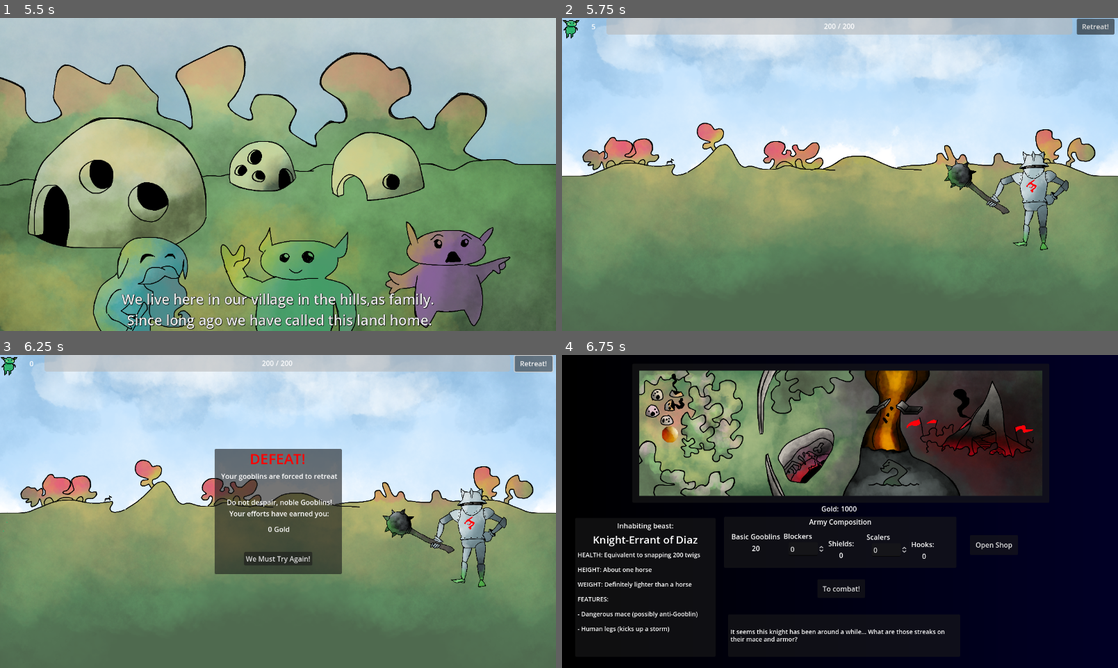
Above: before the commit, frames 1-4 (two rows, left to right).
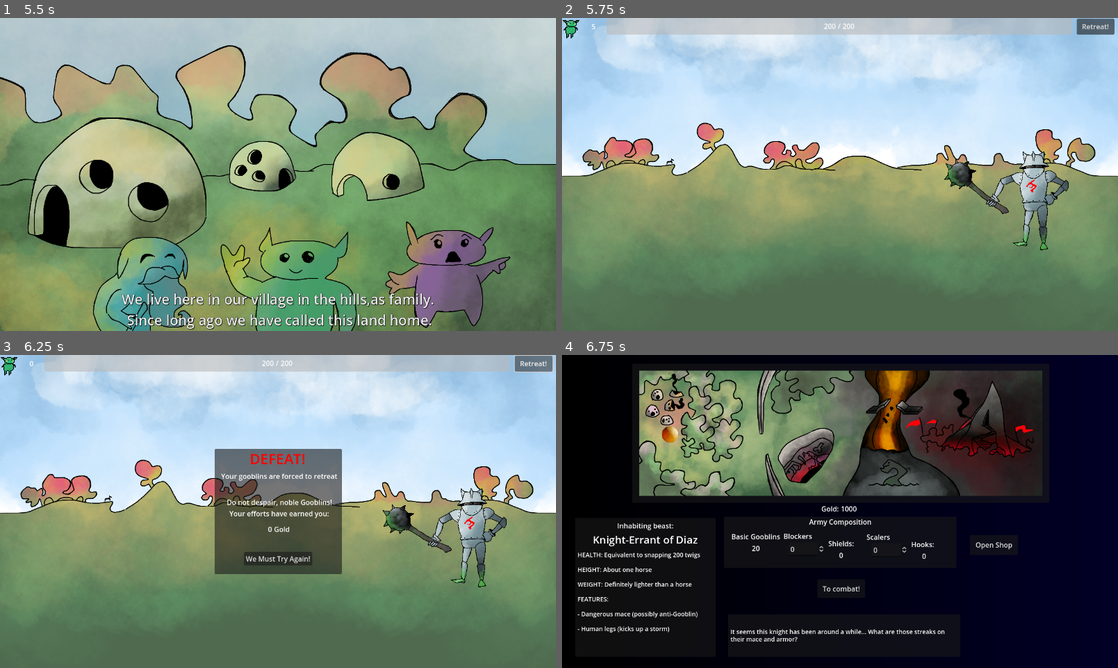
Above: after the commit, the same moments.

Repository: thecaptaincarrot/GMTK-2024-Game-Jam
Game: Godot game, scene res://main.tscn
The game is run twice, just before and just after one commit, with the same random seed, the same clock (stepped at 60 frames per second) and the same inputs. The engine's default icon, where the game draws it, is replaced by a stand-in: a white triangle on a blue panel in a dark square.
Inputs:
- Up to frame 1 (5.5 s): click "New Run" at 0.5 s; click "New Run" at 1.25 s; tap Enter at 2, 3.5 s; tap S (camera_down) at 2.1 s; tap Space at 2.75 s; tap A (camera_left) at 2.85 s; tap D (camera_right) at 3.6 s; tap W (camera_up) at 4.35 s; tap Shift (shift_action) at 5.1 s
- Up to frame 2 (5.75 s): tap Escape (ui_cancel) at 5.65 s
- Up to frame 3 (6.25 s): click "Retreat!" at 5.75 s
- Up to frame 4 (6.75 s): click "We Must Try Again!" at 6.5 s

Frame 1 is identical in both runs. In frame 2, 0.2% of the frame differs, in the area x 68-84%, y 45-73%; in frame 3, 0.5%, in the area x 68-84%, y 47-73%; in frame 4, nothing differs.

Commit message:
Knight animation treeified
also added back the funny debug kill function

Diff:
--- /dev/null
+++ b/Entities/Enemies/Core/animation_tree.gd
@@ -0,0 +1,3 @@
+extends AnimationTree
+
+@onready var beast_fsm = get_parent().get_node("StateMachine")
--- a/Entities/Enemies/Core/beast.gd
+++ b/Entities/Enemies/Core/beast.gd
@@ -4,6 +4,7 @@
 
 @onready var state_machine: Node = $StateMachine
 @onready var animation_player: AnimationPlayer = $AnimationPlayer
+@onready var animation_tree: AnimationTree = $AnimationTree
 @onready var ik_targets: Node2D = $IKTargets
 @onready var hitbox_component: Area2D = $HitboxComponent
 @onready var skeleton: Skeleton2D = $SkeletonComponent
@@ -51,14 +52,17 @@
 	# enable rig only when this node loads in
 	# no more pain
 	skeleton.get_modification_stack().enabled = true
+	# the animation tree too
+	animation_tree.active = true
 
 func _fsm_state_changed(state: String):
 	# Debug printer
 	#prints(owner.name,"is registering that the state changed to", state)
 
 	# Delegates finding the animation to the state. Fallback is "universal_idle"
-	if state_machine.find_child(state).animation != "":
-		animation_player.play(state_machine.find_child(state).animation)
+	#if state_machine.find_child(state).animation != "":
+		#animation_player.play(state_machine.find_child(state).animation)
+	pass
 
 func _on_animation_finished(_anim):
 	# never uncomment this line under any circumstance
@@ -105,3 +109,9 @@
 
 func _on_state_machine_shake_off_scalers(scaler_shakeoff_chance):
 	emit_signal("shake_off_scalers",scaler_shakeoff_chance)
+
+
+# yes i added this again. yes im evil
+func _unhandled_key_input(event: InputEvent) -> void:
+	if event.is_action_pressed("ui_cancel"):
+		take_damage(100000)
--- a/Entities/Enemies/Core/beast.tscn
+++ b/Entities/Enemies/Core/beast.tscn
@@ -15,6 +15,9 @@
 hit_sound_player = NodePath("../HitSound")
 
 [node name="AnimationPlayer" type="AnimationPlayer" parent="."]
+
+[node name="AnimationTree" type="AnimationTree" parent="."]
+anim_player = NodePath("../AnimationPlayer")
 
 [node name="HitboxComponent" type="Area2D" parent="."]
 collision_layer = 4
--- a/Entities/Enemies/Knight/Knight.tscn
+++ b/Entities/Enemies/Knight/Knight.tscn
@@ -171,7 +171,7 @@
 tracks/0/loop_wrap = true
 tracks/0/keys = {
 "times": PackedFloat32Array(0, 1.73333, 2.66667, 3.7, 4.5, 5),
-"transitions": PackedFloat32Array(0.241484, 1.1487, 1, 1.8025, 1.68179, 0.241484),
+"transitions": PackedFloat32Array(0.5, 1.1487, 1, 1.8025, 1.68179, 0.241484),
 "update": 0,
 "values": [Vector2(-120, 10), Vector2(-101, 30), Vector2(-109, 21), Vector2(-59, 36), Vector2(-249, 219), Vector2(-120, 10)]
 }
@@ -216,6 +216,18 @@
 "method": &"flingerize_gooblins"
 }]
 }
+tracks/2/type = "value"
+tracks/2/imported = false
+tracks/2/enabled = true
+tracks/2/path = NodePath("IKTargets/armTarget:position")
+tracks/2/interp = 1
+tracks/2/loop_wrap = true
+tracks/2/keys = {
+"times": PackedFloat32Array(1),
+"transitions": PackedFloat32Array(1),
+"update": 0,
+"values": [Vector2(-120, 10)]
+}
 
 [sub_resource type="Animation" id="Animation_daohh"]
 resource_name = "swing"
@@ -238,13 +250,31 @@
 tracks/1/interp = 1
 tracks/1/loop_wrap = true
 tracks/1/keys = {
-"times": PackedFloat32Array(0.766667),
-"transitions": PackedFloat32Array(1),
+"times": PackedFloat32Array(0.266667, 0.766667),
+"transitions": PackedFloat32Array(1, 1),
 "values": [{
+"args": [],
+"method": &"shake_off_scalers"
+}, {
 "args": [],
 "method": &"hurt_gooblins"
 }]
 }
+tracks/2/type = "method"
+tracks/2/imported = false
+tracks/2/enabled = true
+tracks/2/path = NodePath("StateMachine/SwingState")
+tracks/2/interp = 1
+tracks/2/loop_wrap = true
+tracks/2/keys = {
+"times": PackedFloat32Array(),
+"transitions": PackedFloat32Array(),
+"values": []
+}
+
+[sub_resource type="Animation" id="Animation_obtnu"]
+resource_name = "walk"
+loop_mode = 1
 
 [sub_resource type="AnimationLibrary" id="AnimationLibrary_sgm36"]
 _data = {
@@ -252,8 +282,79 @@
 "death": SubResource("Animation_163mb"),
 "idle": SubResource("Animation_2oi3i"),
 "kick": SubResource("Animation_x6oct"),
-"swing": SubResource("Animation_daohh")
-}
+"swing": SubResource("Animation_daohh"),
+"walk": SubResource("Animation_obtnu")
+}
+
+[sub_resource type="AnimationNodeAnimation" id="AnimationNodeAnimation_880eb"]
+animation = &"death"
+
+[sub_resource type="AnimationNodeAnimation" id="AnimationNodeAnimation_ckxfp"]
+animation = &"idle"
+
+[sub_resource type="AnimationNodeAnimation" id="AnimationNodeAnimation_egdfi"]
+animation = &"walk"
+
+[sub_resource type="AnimationNodeStateMachineTransition" id="AnimationNodeStateMachineTransition_2rtty"]
+advance_mode = 2
+
+[sub_resource type="AnimationNodeStateMachineTransition" id="AnimationNodeStateMachineTransition_lrldc"]
+xfade_time = 1.0
+advance_mode = 2
+advance_condition = &"walking"
+
+[sub_resource type="AnimationNodeStateMachineTransition" id="AnimationNodeStateMachineTransition_ipoim"]
+xfade_time = 0.5
+advance_mode = 2
+advance_condition = &"idling"
+
+[sub_resource type="AnimationNodeStateMachineTransition" id="AnimationNodeStateMachineTransition_bfoj3"]
+xfade_time = 0.2
+priority = 2
+advance_mode = 2
+advance_condition = &"die"
+
+[sub_resource type="AnimationNodeStateMachine" id="AnimationNodeStateMachine_i7b3w"]
+states/End/position = Vector2(617, 100)
+states/death/node = SubResource("AnimationNodeAnimation_880eb")
+states/death/position = Vector2(507, -6)
+states/idle/node = SubResource("AnimationNodeAnimation_ckxfp")
+states/idle/position = Vector2(416, 100)
+states/walk/node = SubResource("AnimationNodeAnimation_egdfi")
+states/walk/position = Vector2(416, 209)
+transitions = ["Start", "idle", SubResource("AnimationNodeStateMachineTransition_2rtty"), "idle", "walk", SubResource("AnimationNodeStateMachineTransition_lrldc"), "walk", "idle", SubResource("AnimationNodeStateMachineTransition_ipoim"), "idle", "death", SubResource("AnimationNodeStateMachineTransition_bfoj3")]
+graph_offset = Vector2(26, -108)
+
+[sub_resource type="AnimationNodeOneShot" id="AnimationNodeOneShot_bhjhd"]
+mix_mode = 1
+fadeout_time = 0.5
+
+[sub_resource type="AnimationNodeOneShot" id="AnimationNodeOneShot_5yfvw"]
+filter_enabled = true
+filters = ["IKTargets/armTarget:position", "StateMachine/SwingState"]
+mix_mode = 1
+fadeout_time = 0.25
+
+[sub_resource type="AnimationNodeAnimation" id="AnimationNodeAnimation_58klm"]
+animation = &"kick"
+
+[sub_resource type="AnimationNodeAnimation" id="AnimationNodeAnimation_4k3qc"]
+animation = &"swing"
+
+[sub_resource type="AnimationNodeBlendTree" id="AnimationNodeBlendTree_f833b"]
+graph_offset = Vector2(39.5694, 350.367)
+nodes/Base/node = SubResource("AnimationNodeStateMachine_i7b3w")
+nodes/Base/position = Vector2(340, 500)
+nodes/Stomper/node = SubResource("AnimationNodeOneShot_bhjhd")
+nodes/Stomper/position = Vector2(840, 500)
+nodes/Swinger/node = SubResource("AnimationNodeOneShot_5yfvw")
+nodes/Swinger/position = Vector2(600, 500)
+nodes/output/position = Vector2(1060, 500)
+nodes/stom/node = SubResource("AnimationNodeAnimation_58klm")
+nodes/stom/position = Vector2(640, 740)
+nodes/swig/node = SubResource("AnimationNodeAnimation_4k3qc")
+nodes/swig/position = Vector2(360, 740)
+node_connections = [&"Stomper", 0, &"Swinger", &"Stomper", 1, &"stom", &"Swinger", 0, &"Base", &"Swinger", 1, &"swig", &"output", 0, &"Stomper"]
 
 [sub_resource type="CapsuleShape2D" id="CapsuleShape2D_0pag2"]
 radius = 32.0
@@ -347,6 +448,19 @@
 "": SubResource("AnimationLibrary_sgm36")
 }
 
+[node name="AnimationTree" parent="Beast" index="3"]
+active = false
+tree_root = SubResource("AnimationNodeBlendTree_f833b")
+parameters/Base/conditions/die = false
+parameters/Base/conditions/idling = true
+parameters/Base/conditions/walking = false
+parameters/Stomper/active = false
+parameters/Stomper/internal_active = false
+parameters/Stomper/request = 0
+parameters/Swinger/active = false
+parameters/Swinger/internal_active = false
+parameters/Swinger/request = 0
+
 [node name="Attacker" type="CollisionShape2D" parent="Beast/HitboxComponent" index="0"]
 position = Vector2(-123, 81)
 rotation = 1.5708
@@ -363,7 +477,7 @@
 disabled = true
 debug_color = Color(0.5, 0, 0, 0.196078)
 
-[node name="SkeletonComponent" parent="Beast" index="5"]
+[node name="SkeletonComponent" parent="Beast" index="6"]
 modification_stack = SubResource("SkeletonModificationStack2D_k1hcn")
 
 [node name="hip" type="Bone2D" parent="Beast/SkeletonComponent" index="0"]
@@ -392,13 +506,13 @@
 
 [node name="body" type="Bone2D" parent="Beast/SkeletonComponent/hip"]
 position = Vector2(-0.999998, -54)
-rotation = -0.0403169
+rotation = -0.0390366
 rest = Transform2D(0.999187, -0.040306, 0.040306, 0.999187, -0.999998, -54)
 
 [node name="shoulder" type="Bone2D" parent="Beast/SkeletonComponent/hip/body"]
 position = Vector2(-48.0825, 1.0628)
-rotation = -0.0798977
-scale = Vector2(0.999999, 0.999999)
+rotation = -0.0115448
+scale = Vector2(0.999998, 0.999998)
 rest = Transform2D(0.996809, -0.0798126, 0.0798126, 0.996809, -48.0825, 1.0628)
 
 [node name="arm" type="Bone2D" parent="Beast/SkeletonComponent/hip/body/shoulder"]
@@ -412,7 +526,7 @@
 
 [node name="base" type="Sprite2D" parent="Beast/Sprites" index="0"]
 z_index = -40
-scale = Vector2(0.240003, 0.240003)
+scale = Vector2(0.240004, 0.240004)
 texture = ExtResource("3_rfubd")
 region_enabled = true
 region_rect = Rect2(879, 286, 554, 948)
@@ -421,16 +535,16 @@
 z_index = -50
 position = Vector2(-36.938, 58.2548)
 rotation = 0.188648
-scale = Vector2(0.240019, 0.240019)
+scale = Vector2(0.240115, 0.240115)
 texture = ExtResource("3_rfubd")
 region_enabled = true
 region_rect = Rect2(346, 844, 146, 395)
 
 [node name="arm" type="Sprite2D" parent="Beast/Sprites" index="2"]
 z_index = -45
-position = Vector2(-124.605, 0.751362)
-rotation = -0.120215
-scale = Vector2(0.241666, 0.241666)
+position = Vector2(-128.026, -4.69586)
+rotation = -0.0505814
+scale = Vector2(0.241992, 0.241992)
 texture = ExtResource("3_rfubd")
 region_enabled = true
 region_rect = Rect2(42, 313, 733, 418)
@@ -442,11 +556,11 @@
 position = Vector2(-39, 102)
 scale = Vector2(0.999979, 0.999979)
 
-[node name="ScalerPath" parent="Beast" index="8"]
+[node name="ScalerPath" parent="Beast" index="9"]
 position = Vector2(-1, 6)
 curve = SubResource("Curve2D_3jw4g")
 
-[node name="LungePoint" parent="Beast" index="9"]
+[node name="LungePoint" parent="Beast" index="10"]
 position = Vector2(1, 41)
 
 [connection signal="timeout" from="Beast/RandomTargetTimer" to="Beast/StateMachine/IdleState" method="target_and_attack"]
--- a/Entities/Enemies/Knight/States/DeadState.gd
+++ b/Entities/Enemies/Knight/States/DeadState.gd
@@ -3,3 +3,4 @@
 func enter(_msg):
 	beast.random_target_timer.stop()
 	state_machine.on = false
+	beast.animation_tree.set("parameters/Base/conditions/die", true)
--- a/Entities/Enemies/Knight/States/IdleState.gd
+++ b/Entities/Enemies/Knight/States/IdleState.gd
@@ -1,7 +1,13 @@
 extends GenericState
+
+func enter(_msg):
+	beast.animation_tree.set("parameters/Base/conditions/idling", true)
+
+func exit():
+	beast.animation_tree.set("parameters/Base/conditions/idling", false)
 
 func target_and_attack():
 	print("gonna attack")
 	var state = ["StompState", "SwingState"].pick_random()
-
+	print(beast.animation_tree)
 	state_machine.change_to_state(state)
--- a/Entities/Enemies/Knight/States/StompState.gd
+++ b/Entities/Enemies/Knight/States/StompState.gd
@@ -4,7 +4,10 @@
 func enter(_msg):
 	beast.random_target_timer.stop()
 	stomper.disabled = false
-	await beast.animation_player.animation_finished
+	#beast.animation_tree.set("parameters/conditions/kick", true)
+	beast.animation_tree.set("parameters/Stomper/request", AnimationNodeOneShot.ONE_SHOT_REQUEST_FIRE)
+	#beast.animation_tree.set("parameters/conditions/kick", false)
+	await beast.animation_tree.animation_finished
 	state_machine.change_to_state("IdleState")
 
 
--- a/Entities/Enemies/Knight/States/SwingState.gd
+++ b/Entities/Enemies/Knight/States/SwingState.gd
@@ -3,12 +3,14 @@
 func enter(_msg):
 	beast.random_target_timer.stop()
 	attacker.disabled = false
-	await beast.animation_player.animation_finished
-	shake_off_scalers()
+	beast.animation_tree.set("parameters/Swinger/request", AnimationNodeOneShot.ONE_SHOT_REQUEST_FIRE)
+	await beast.animation_tree.animation_finished
+	print("finito")
+	#shake_off_scalers()
 	state_machine.change_to_state("IdleState")
-
 
 func exit():
 	# once it's done
 	attacker.disabled = true
+	#beast.animation_tree.set("parameters/conditions/swing", false)
 	beast.random_target_timer.start()
Not shown: 1 places in Entities/Enemies/Knight/Knight.tscn that only renumber resources
